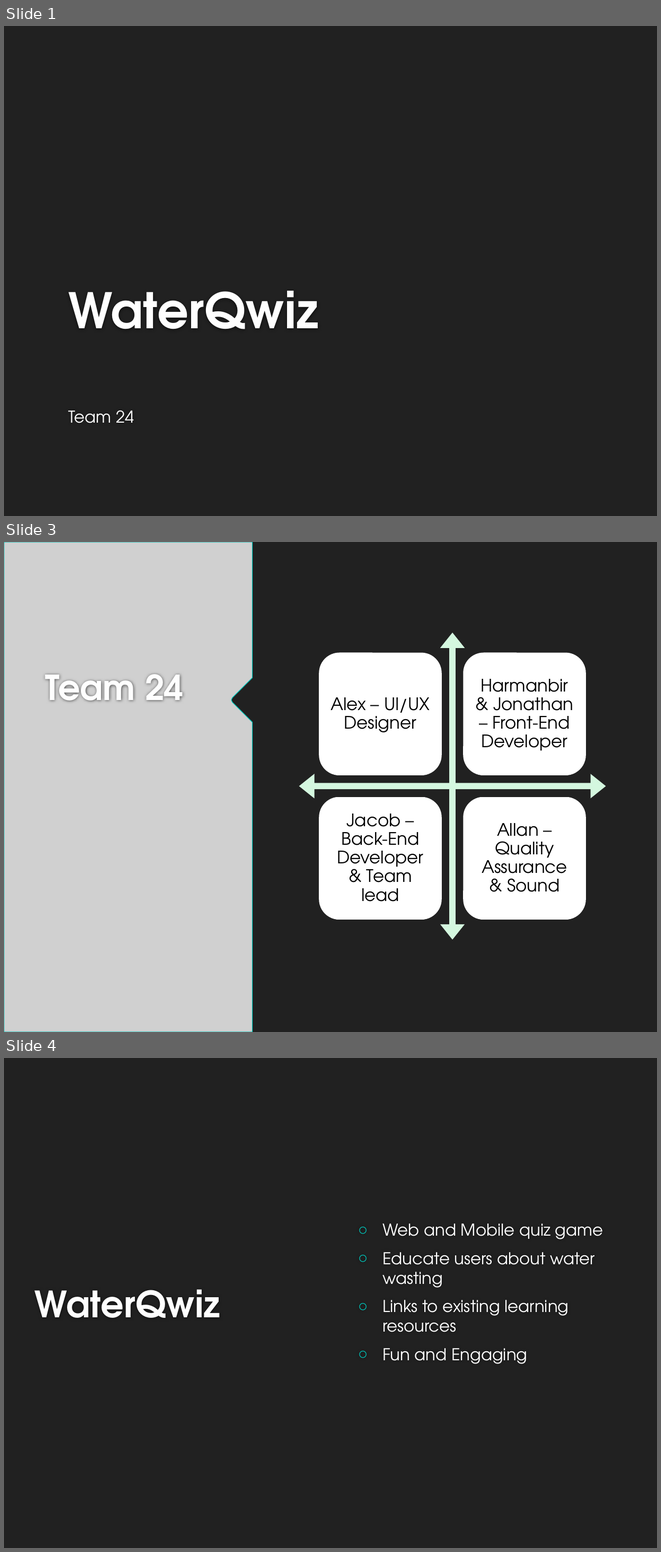
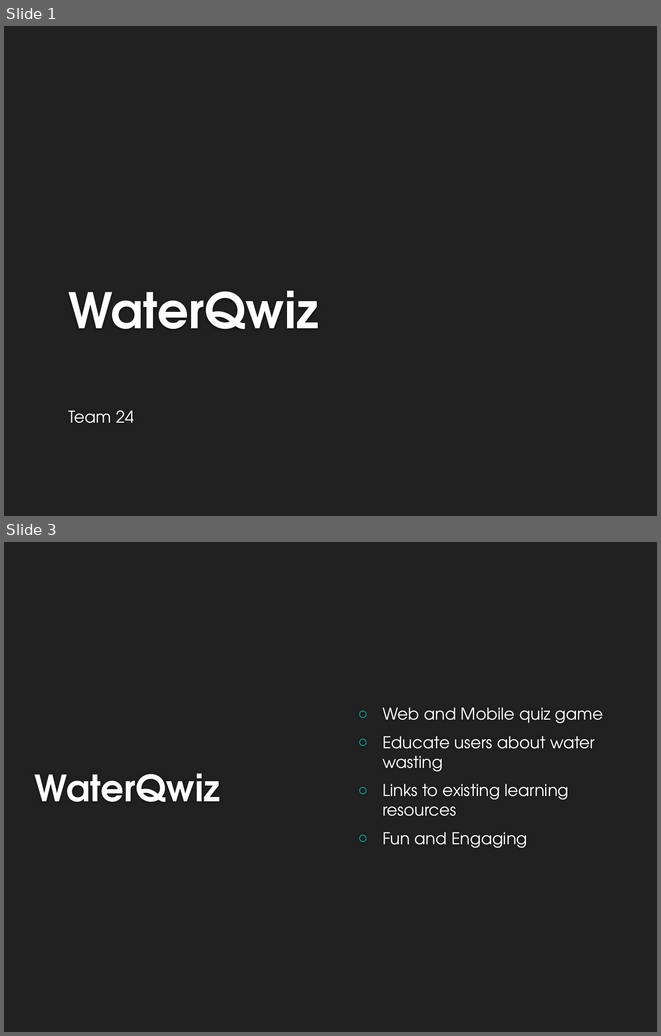
Before and after one commit to HarmanbirD/WaterQwiz, a slide deck: Wasted Water Quiz.pptx. Shown one above the other, each under a label of ours: slides 1, 3 and 4 before the commit, slides 1 and 3 after it; the slides between them are not shown. The pictures are 661x1552 and 661x1036 pixels, drawn with LibreOffice and Linux fonts; fonts in the diff are those of the drawing; grey boxes stand for pictures; background and template pictures are left out. Boxes give left, top, right and bottom in pixels: in the first picture for what was removed or moved away, otherwise in the second. Text is boxed around its words. In the diff, an @@ line names an element or a change of style, - is before the commit and + after.

```diff
--- a/Wasted Water Quiz.pptx
+++ b/Wasted Water Quiz.pptx
@@ slide 3 removed at (4, 542, 657, 1032), background #212121 @@
@@ picture removed at (4, 542, 252, 1032) @@
@@ title removed at (45, 674, 184, 702) @@
-Team 24
@@ group removed at (299, 633, 606, 940): 4 rounded rectangles, 4 texts, 1 quad arrow @@
-Alex – UI/UX Designer
-Harmanbir & Jonathan – Front-End Developer
-Jacob – Back-End Developer & Team lead
-Allan – Quality Assurance & Sound
@@ what was slide 4 is now slide 3 @@
```
Also in this commit, not shown: 1 slide changed, 1 other file.
